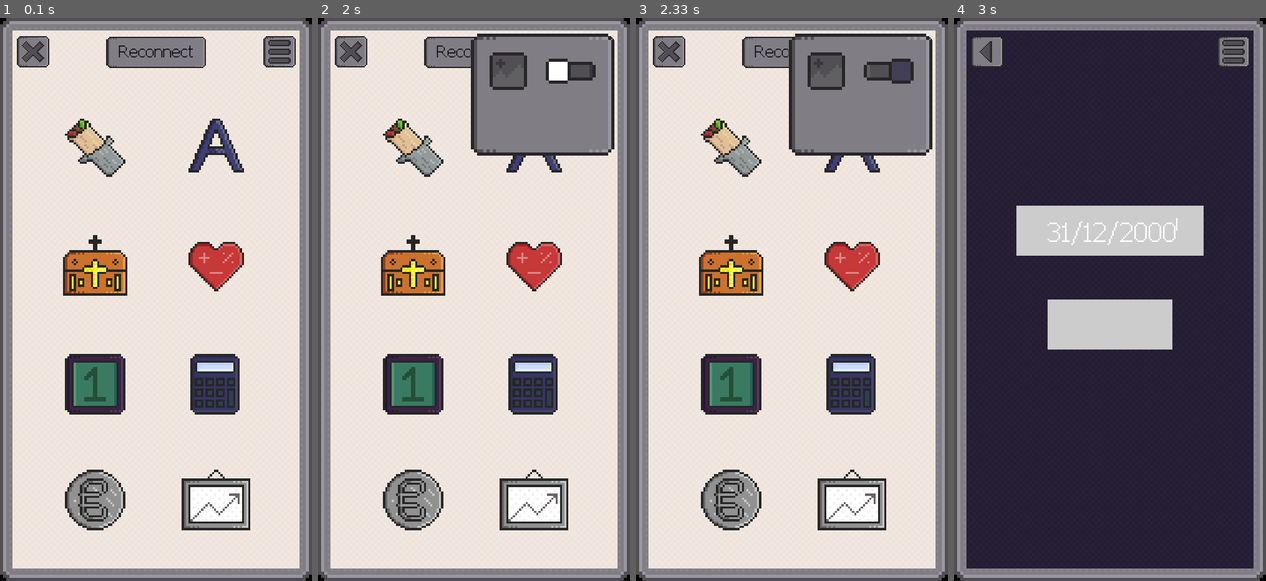
Above: before the commit, frames 1-4 (left to right).
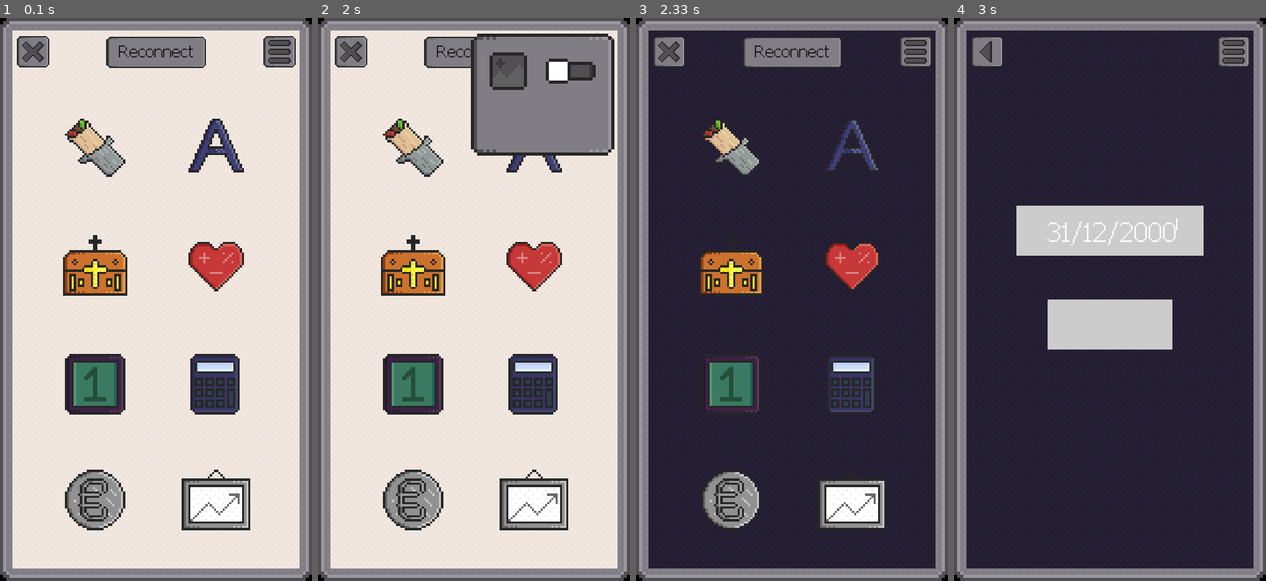
Above: after the commit, the same moments.

Repository: MichalRybecky/JAKP
Game: pygame game, started from main.py
Two runs of this game, one before a commit and one after it. Both use one fixed random seed, a clock stepped at 60 frames per second and the inputs below.
Inputs (mouse positions are in pixels of both pictures, inside the frame that each line leads up to):
- Up to frame 1 (0.1 s): no input
- Up to frame 2 (2 s): click (533, 265) at 0.38 s; click (461, 322) at 0.72 s; press the mouse at (349, 51) at 1.03 s; move the mouse to (449, 215) at 1.13 s; release the mouse at (545, 383) at 1.27 s; press the mouse at (598, 51) at 1.92 s
- Up to frame 3 (2.33 s): move the mouse to (879, 136) at 2.02 s; release the mouse at (841, 220) at 2.15 s; press the mouse at (888, 68) at 2.25 s
- Up to frame 4 (3 s): move the mouse to (1147, 91) at 2.35 s; release the mouse at (1085, 113) at 2.48 s; press the mouse at (1169, 147) at 2.58 s; move the mouse to (1138, 260) at 2.68 s; release the mouse at (1106, 378) at 2.82 s; click (1091, 248) at 2.93 s

Frames 1-2 are identical in both runs. In frame 3, 73% of the frame differs, in the area x 4-96%, y 2-98%; in frame 4, nothing differs.

Commit message:
Theme toggle sam zatvori settings menu, takze sa theme sama refreshne

Diff:
--- a/apps/settings_menu.py
+++ b/apps/settings_menu.py
@@ -42,7 +42,8 @@
         if click and click_cooldown == 0.0:
             if B_THEME_TOGGLE.collidepoint(pos_x, pos_y):
                 toggle_theme()
-                click_cooldown = FPS // 3
+                run = False
+                #click_cooldown = FPS // 3
             else:
                 run = False
 
